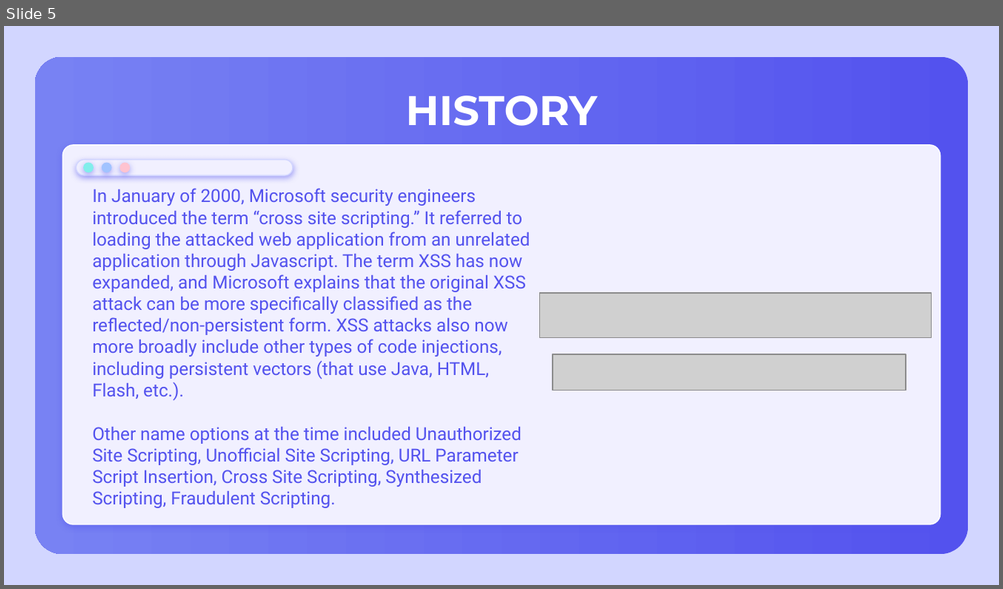
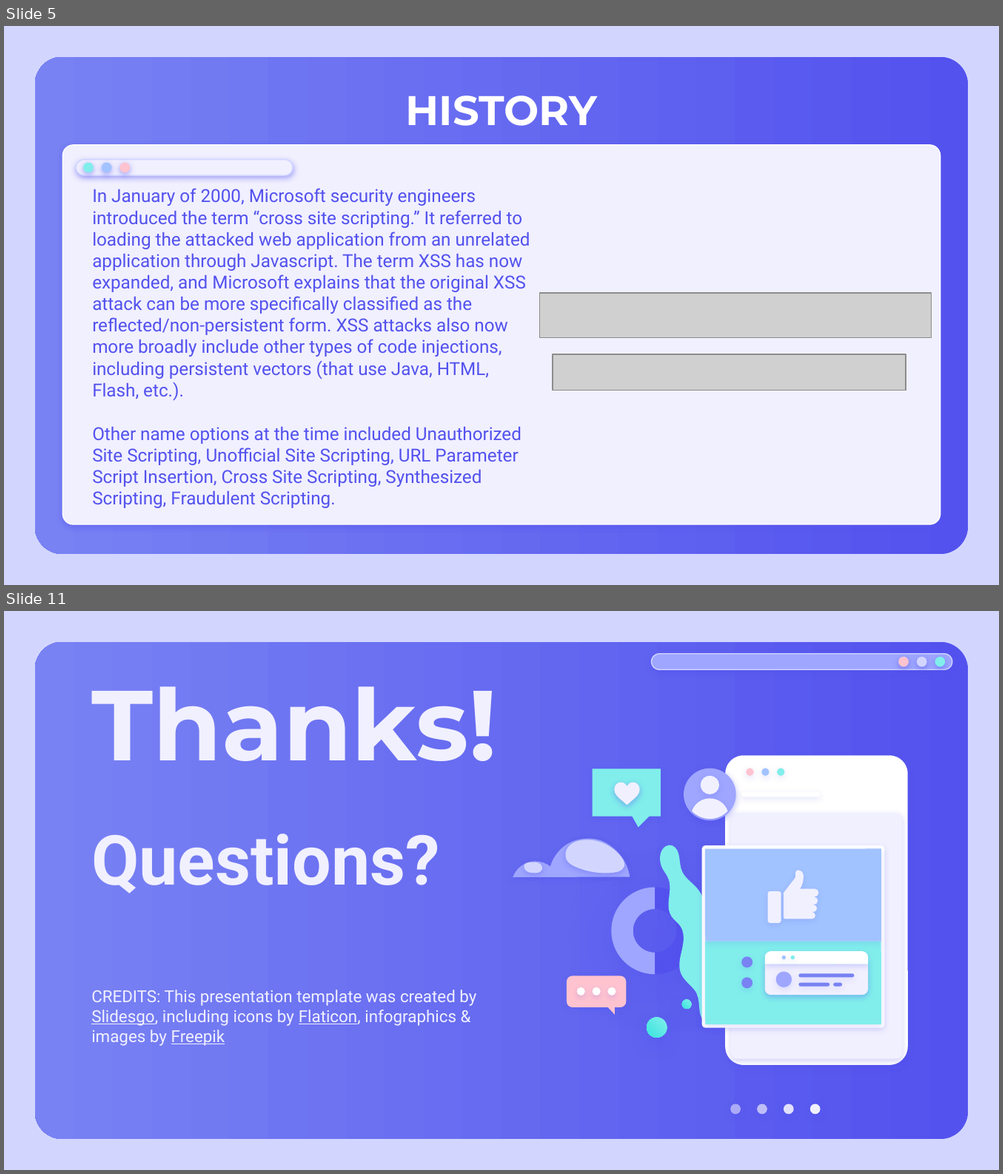
Before and after one commit to kszeto20/CyberFinalProject, a slide deck: Presentation/CyberXSSPresentation.pptx. Shown one above the other, each under a label of ours: slide 5 before the commit, slides 5 and 11 after it; the slides between them are not shown. The pictures are 1003x589 and 1003x1174 pixels, drawn with LibreOffice and Linux fonts; fonts in the diff are those of the drawing; grey boxes stand for pictures. Boxes give left, top, right and bottom in pixels: in the first picture for what was removed or moved away, otherwise in the second. Text is boxed around its words. In the diff, an @@ line names an element or a change of style, - is before the commit and + after.

```diff
--- a/Presentation/CyberXSSPresentation.pptx
+++ b/Presentation/CyberXSSPresentation.pptx
@@ slide 11 added at box(4, 611, 999, 1170), background #D2D6FF; not listed: 1 template element that a slide beside it also shows @@
@@ rounded rectangle added at box(652, 654, 952, 669), fill #9EA6FF, outline #D2D6FF 0.75 pt @@
@@ ellipse added at box(898, 657, 908, 667), fill #FFC3D0 @@
@@ ellipse added at box(916, 657, 926, 667), fill #D2D6FF @@
@@ ellipse added at box(935, 657, 945, 667), fill #81EEEB @@
@@ title added at box(91, 686, 497, 761), 72 pt, text #F1F0FF, bold @@
+Thanks!
@@ subtitle added at box(91, 834, 440, 894), 50 pt, text #F1F0FF, bold @@
+Questions?
@@ group added at box(512, 755, 907, 1065): 30 freeform shapes, 2 arch (boxed as its full ring)s, 2 rounded rectangles, 2 ellipses, 1 rounded speech box @@
@@ text added at box(91, 990, 476, 1046), 12 pt, text #F1F0FF @@
+CREDITS: This presentation template was created by Slidesgo, including icons by Flaticon, infographics & images by Freepik
@@ group added at box(730, 1105, 819, 1114): 4 ellipses @@
```
Also in this commit, not shown: 1 slide changed, 5 other slides added, 1 slide removed, 1 other file.
